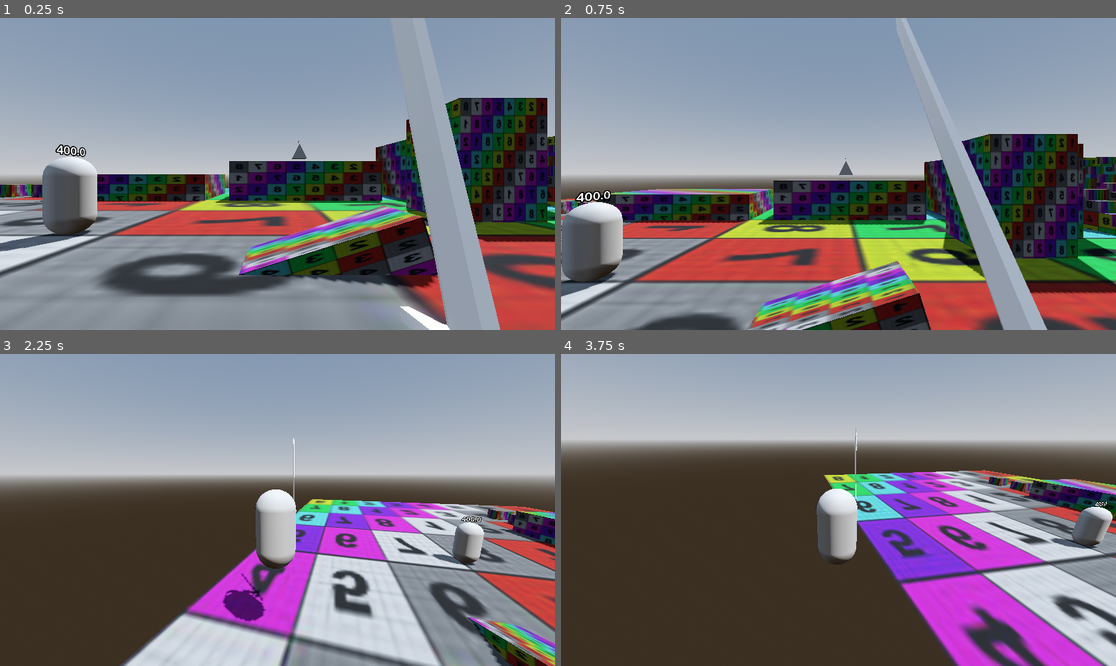
Above: before the commit, frames 1-4 (two rows, left to right).
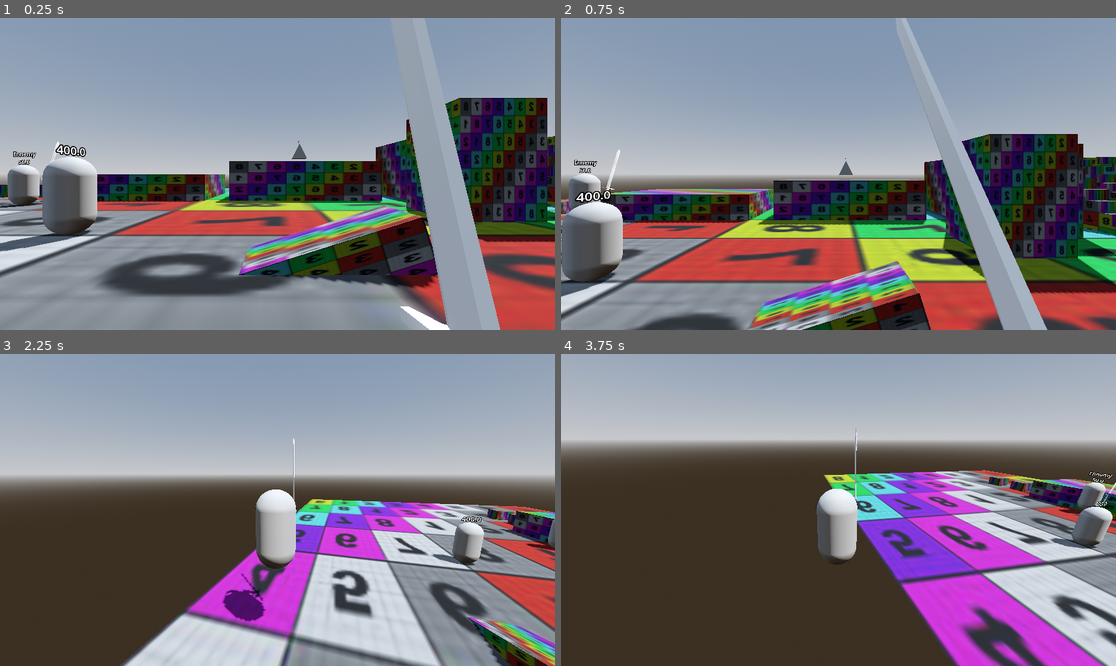
Above: after the commit, the same moments.

Repository: SamTheSagace/DonjonCrawler
Game: Godot game, scene res://scenes/game.tscn
The game is run twice, just before and just after one commit, with the same random seed, the same clock (stepped at 60 frames per second) and the same inputs.
Inputs (mouse positions are in pixels of both pictures, inside the frame that each line leads up to):
- Up to frame 1 (0.25 s): no input
- Up to frame 2 (0.75 s): tap Enter (ui_accept) at 0.5, 0.6 s; move the mouse to (960, 158) at 0.52 s; hold Right (right) from 0.53 s (still down); hold Space (jump) from 0.53 s (still down); click (960, 158) at 0.67 s
- Up to frame 3 (2.25 s): move the mouse to (249, 510) at 1.27 s; release Right (right) at 1.28 s; release Space (jump) at 1.28 s; hold Up (ui_up) from 1.28 s (still down); tap Space (jump) at 1.35, 1.52, 1.82 s; tap Enter (ui_accept) at 1.55 s; move the mouse to (288, 503) at 2.02 s; hold Space (jump) from 2.03 s (still down); tap Middle mouse button (camera) at 2.1 s
- Up to frame 4 (3.75 s): keep holding Up (ui_up); move the mouse to (832, 516) at 2.77 s; release Space (jump) at 2.78 s; click (832, 516) at 2.85 s; tap Space (jump) at 3.02, 3.32 s; tap Enter (ui_accept) at 3.05 s; move the mouse to (877, 513) at 3.52 s; hold Shift (sneak) from 3.53 s (still down)

The runs differ from the first frame. In frame 1, 0.7% of the frame differs, in the area x 0-11%, y 39-61%; in frame 2, 0.5%; in frame 3, 0.1%; in frame 4, 0.4%.

Commit message:
created an ennemy, added regeneration to the dummy

Diff:
--- a/Components/Characters/NPCs/Dummy/Dummy.tscn
+++ b/Components/Characters/NPCs/Dummy/Dummy.tscn
@@ -34,7 +34,8 @@
 transform = Transform3D(1, 0, 0, 0, 1, 0, 0, 0, 1, 0, 1, 0)
 mesh = SubResource("CapsuleMesh_lhpcd")
 
-[node name="Label3D" type="Label3D" parent="."]
+[node name="Health" type="Label3D" parent="."]
+unique_name_in_owner = true
 transform = Transform3D(1, 0, 0, 0, 1, 0, 0, 0, 1, 0, 2.1692958, 0)
 pixel_size = 0.009
 text = "eeeeeeeeeeeeeeeee"
--- a/Components/Characters/NPCs/Dummy/dummy.gd
+++ b/Components/Characters/NPCs/Dummy/dummy.gd
@@ -5,15 +5,23 @@
 
 const SPEED = 5.0
 const JUMP_VELOCITY = 4.5
-
+@export var Regeneration := 2
 func _ready():
 	if health:
-		$Label3D.text = var_to_str(health.health)
+		%Health.text = var_to_str(health.health)
 
 
 func _process(delta):
 	if health:
-		$Label3D.text = var_to_str(health.health)
+		%Health.text = var_to_str(health.health)
+		if health.health < health.Max_health:
+			var dif = health.Max_health - health.health
+			if  dif > Regeneration:
+				print("Regenerating", health.health, health.Max_health)
+				health.health += Regeneration
+			else :
+				print("should complete")
+				health.health += dif
 
 func _physics_process(delta):
 	# Add the gravity.
--- /dev/null
+++ b/Components/Characters/NPCs/Ennemy1/Ennemy1.tscn
@@ -0,0 +1,105 @@
+[gd_scene load_steps=14 format=3 uid="uid://cqgk0gsohmovx"]
+
+[ext_resource type="PackedScene" uid="uid://bu866va6wl0v0" path="res://Components/Characters/HealthComponent.tscn" id="1_4fqi0"]
+[ext_resource type="Script" uid="uid://dae8ptut3nr76" path="res://Components/Characters/NPCs/Ennemy1/ennemy_1.gd" id="1_4h2bd"]
+[ext_resource type="PackedScene" uid="uid://bkcotb4wiqh2g" path="res://Components/Characters/HitboxComponent.tscn" id="2_310ak"]
+[ext_resource type="PackedScene" uid="uid://3s7hon3kcce0" path="res://Components/Objects/weapon_manager/WeaponManager.tscn" id="3_5ya66"]
+[ext_resource type="Resource" uid="uid://c73x0ieajhcws" path="res://Components/Objects/weapon_manager/sword/sword.tres" id="4_4h2bd"]
+[ext_resource type="Script" uid="uid://dmlgkbxt4c6mn" path="res://Components/Objects/weapon_manager/Animations/model_anim.gd" id="5_5ya66"]
+[ext_resource type="PackedScene" uid="uid://pj2jrig5rx6h" path="res://Components/Objects/weapon_manager/sword/sword.glb" id="6_4h2bd"]
+
+[sub_resource type="CapsuleShape3D" id="CapsuleShape3D_1v2vy"]
+
+[sub_resource type="CapsuleMesh" id="CapsuleMesh_0gpf4"]
+
+[sub_resource type="Animation" id="Animation_bkrd4"]
+length = 0.001
+tracks/0/type = "value"
+tracks/0/imported = false
+tracks/0/enabled = true
+tracks/0/path = NodePath(".:rotation")
+tracks/0/interp = 1
+tracks/0/loop_wrap = true
+tracks/0/keys = {
+"times": PackedFloat32Array(0),
+"transitions": PackedFloat32Array(1),
+"update": 0,
+"values": [Vector3(-0.2617994, 0, 0)]
+}
+
+[sub_resource type="Animation" id="Animation_gxfno"]
+resource_name = "sword_slash"
+length = 0.4
+tracks/0/type = "value"
+tracks/0/imported = false
+tracks/0/enabled = true
+tracks/0/path = NodePath(".:rotation")
+tracks/0/interp = 1
+tracks/0/loop_wrap = true
+tracks/0/keys = {
+"times": PackedFloat32Array(0, 0.2, 0.4),
+"transitions": PackedFloat32Array(1, 1, 1),
+"update": 0,
+"values": [Vector3(-0.2617994, 0, 0), Vector3(-1.5707964, 0, 0), Vector3(-0.2617994, 0, 0)]
+}
+
+[sub_resource type="AnimationLibrary" id="AnimationLibrary_6r5ir"]
+_data = {
+&"RESET": SubResource("Animation_bkrd4"),
+&"sword_slash": SubResource("Animation_gxfno")
+}
+
+[sub_resource type="CapsuleShape3D" id="CapsuleShape3D_4fqi0"]
+
+[node name="Ennemy1" type="CharacterBody3D" node_paths=PackedStringArray("health")]
+script = ExtResource("1_4h2bd")
+health = NodePath("HealthComponent")
+
+[node name="HealthComponent" parent="." instance=ExtResource("1_4fqi0")]
+
+[node name="HitboxComponent" parent="." node_paths=PackedStringArray("health_component") instance=ExtResource("2_310ak")]
+transform = Transform3D(1, 0, 0, 0, 1, 0, 0, 0, 1, 0, 1, 0)
+health_component = NodePath("../HealthComponent")
+
+[node name="CollisionShape3D" type="CollisionShape3D" parent="HitboxComponent"]
+shape = SubResource("CapsuleShape3D_1v2vy")
+
+[node name="Name" type="Label3D" parent="."]
+transform = Transform3D(1, 0, 0, 0, 1, 0, 0, 0, 1, 0, 2.5681844, 0)
+pixel_size = 0.009
+text = "Ennemy"
+
+[node name="Health" type="Label3D" parent="."]
+unique_name_in_owner = true
+transform = Transform3D(1, 0, 0, 0, 1, 0, 0, 0, 1, 0, 2.1692958, 0)
+pixel_size = 0.009
+text = "11111"
+
+[node name="WeaponManager" parent="." node_paths=PackedStringArray("character", "world_model_container") instance=ExtResource("3_5ya66")]
+character = NodePath("..")
+weapon_resource = ExtResource("4_4h2bd")
+world_model_container = NodePath("../WorldModel/MeshInstance3D/Hand")
+
+[node name="WorldModel" type="Node3D" parent="."]
+
+[node name="MeshInstance3D" type="MeshInstance3D" parent="WorldModel"]
+transform = Transform3D(1, 0, 0, 0, 1, 0, 0, 0, 1, 0, 1, 0)
+mesh = SubResource("CapsuleMesh_0gpf4")
+
+[node name="Hand" type="Node3D" parent="WorldModel/MeshInstance3D"]
+transform = Transform3D(1, 0, 0, 0, 0.9659255, 0.25881895, 0, -0.25881895, 0.9659255, 0.5, 0, -0.5)
+
+[node name="WorldModelAnimation" type="AnimationPlayer" parent="WorldModel/MeshInstance3D/Hand" node_paths=PackedStringArray("weaponManager")]
+libraries = {
+&"": SubResource("AnimationLibrary_6r5ir")
+}
+script = ExtResource("5_5ya66")
+weaponManager = NodePath("../../../../WeaponManager")
+
+[node name="sword" parent="WorldModel/MeshInstance3D/Hand" instance=ExtResource("6_4h2bd")]
+transform = Transform3D(1, 0, 0, 0, 0.99999994, 0, 0, 0, 0.99999994, 0, 0, 0)
+visible = false
+
+[node name="FloorColision" type="CollisionShape3D" parent="."]
+transform = Transform3D(1, 0, 0, 0, 1, 0, 0, 0, 1, 0, 1, 0)
+shape = SubResource("CapsuleShape3D_4fqi0")
--- /dev/null
+++ b/Components/Characters/NPCs/Ennemy1/ennemy_1.gd
@@ -0,0 +1,38 @@
+extends CharacterBody3D
+
+
+@export var SPEED = 5.0
+@export var JUMP_VELOCITY = 4.5
+signal attackInput()
+@export var health : HealthComponent
+
+func _ready():
+	if health:
+		%Health.text = var_to_str(health.health)
+
+func _physics_process(delta):
+	# Add the gravity.
+	if not is_on_floor():
+		velocity += get_gravity() * delta
+
+	# Handle jump.
+	if Input.is_action_just_pressed("ui_accept") and is_on_floor():
+		velocity.y = JUMP_VELOCITY
+
+	# Get the input direction and handle the movement/deceleration.
+	# As good practice, you should replace UI actions with custom gameplay actions.
+	var input_dir = Input.get_vector("ui_left", "ui_right", "ui_up", "ui_down")
+	var direction = (transform.basis * Vector3(input_dir.x, 0, input_dir.y)).normalized()
+	if direction:
+		velocity.x = direction.x * SPEED
+		velocity.z = direction.z * SPEED
+	else:
+		velocity.x = move_toward(velocity.x, 0, SPEED)
+		velocity.z = move_toward(velocity.z, 0, SPEED)
+
+	move_and_slide()
+
+
+func _process(delta):
+	if health:
+		%Health.text = var_to_str(health.health)
--- a/Components/Characters/health_component.gd
+++ b/Components/Characters/health_component.gd
@@ -1,7 +1,8 @@
 class_name HealthComponent
 extends Node3D
 
-@export var Max_health := 20
+@export var Max_health := 50
+
 var health : float
 
 
@@ -11,3 +12,5 @@
 func damage(attack: Attack):
 	print(attack.attack_Damage)
 	health -= attack.attack_Damage
+	if health <= 0:
+		get_parent().queue_free()
--- a/Components/Objects/weapon_manager/Animations/model_anim.gd
+++ b/Components/Objects/weapon_manager/Animations/model_anim.gd
@@ -1,6 +1,5 @@
 extends AnimationPlayer
 
-@export var player : CharacterBody3D
 @export var weaponManager : WeaponManager
 # Called when the node enters the scene tree for the first time.
 func _ready() -> void:
--- a/scenes/game.gd
+++ b/scenes/game.gd
@@ -10,6 +10,6 @@
 func _process(delta):
 	pass
 #
-#func _input(event):
-	#if Input.is_action_just_pressed("escape"):
-		#get_tree().quit()
+func _input(event):
+	if Input.is_action_just_pressed("escape"):
+		get_tree().quit()
--- a/scenes/game.tscn
+++ b/scenes/game.tscn
@@ -1,9 +1,10 @@
-[gd_scene load_steps=10 format=3 uid="uid://yl23rid523r3"]
+[gd_scene load_steps=11 format=3 uid="uid://yl23rid523r3"]
 
 [ext_resource type="PackedScene" uid="uid://bi7cm43d6twr3" path="res://Components/Characters/player/Player.tscn" id="1_m7e2g"]
 [ext_resource type="Script" uid="uid://d3c3cro84wvpb" path="res://scenes/game.gd" id="1_p57ef"]
 [ext_resource type="PackedScene" uid="uid://cjp58634du344" path="res://Components/Objects/Upgrades/Upgrade.tscn" id="4_lbhrr"]
 [ext_resource type="Resource" uid="uid://cwwovcfxr5kig" path="res://Components/Objects/Upgrades/GhostArm/GhostArm.tres" id="6_p57ef"]
+[ext_resource type="PackedScene" uid="uid://cqgk0gsohmovx" path="res://Components/Characters/NPCs/Ennemy1/Ennemy1.tscn" id="7_u5sy4"]
 [ext_resource type="PackedScene" uid="uid://cvlbkmc4ia8ci" path="res://scenes/parkour_testV1.tscn" id="9_0tnpc"]
 [ext_resource type="PackedScene" uid="uid://pi12nha5o2yq" path="res://Components/Characters/NPCs/Dummy/Dummy.tscn" id="10_vtaks"]
 
@@ -42,3 +43,6 @@
 [node name="Upgrade" parent="." instance=ExtResource("4_lbhrr")]
 transform = Transform3D(1, 0, 0, 0, 1, 0, 0, 0, 1, -10.944503, 2.6498623, -5.764915)
 upgrade = ExtResource("6_p57ef")
+
+[node name="Ennemy1" parent="." instance=ExtResource("7_u5sy4")]
+transform = Transform3D(1, 0, 0, 0, 1, 0, 0, 0, 1, -25.218605, 0.000998497, -1.5954828)
Not shown, added: Components/Characters/NPCs/Ennemy1/ennemy_1.gd.uid
